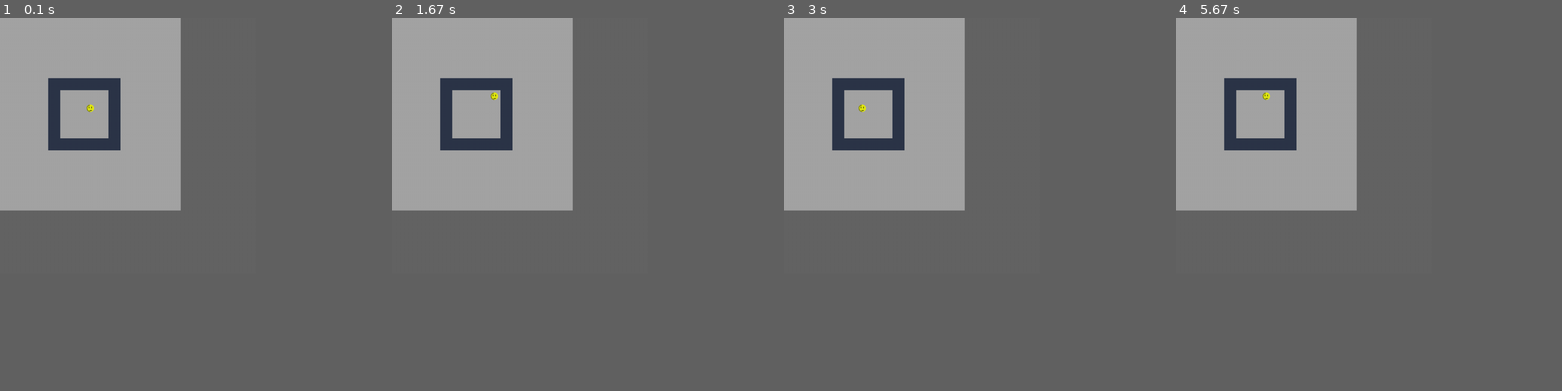
Above: before the commit, frames 1-4 (left to right).
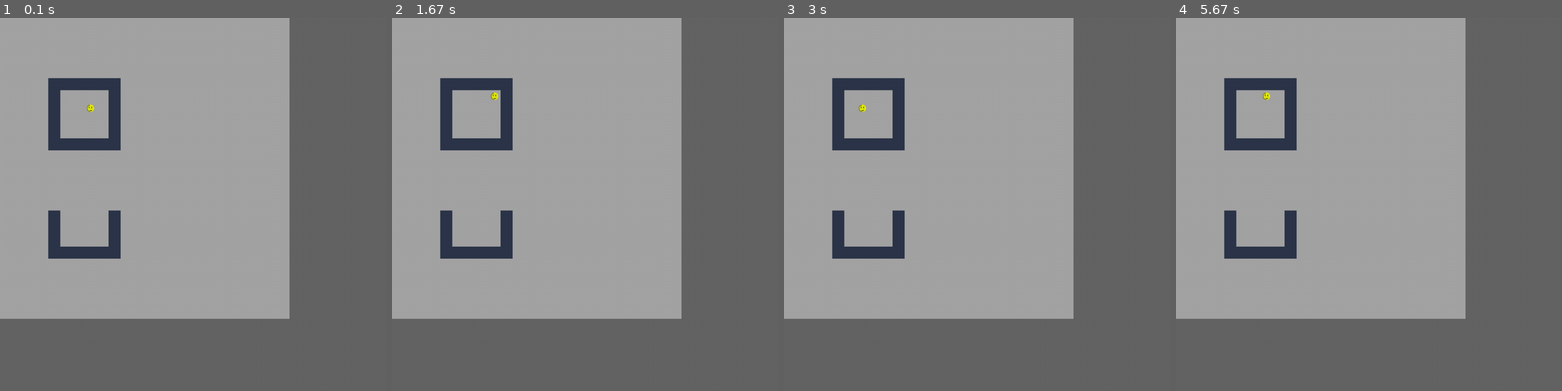
Above: after the commit, the same moments.

Repository: gmclapp/Personal_library
Game: pygame game, started from Game/main.py
The game is run twice, just before and just after one commit, with the same random seed, the same clock (stepped at 60 frames per second) and the same inputs.
Inputs:
- Up to frame 1 (0.1 s): no input
- Up to frame 2 (1.67 s): hold D 0.33-0.8 s; hold W 0.88-1.18 s
- Up to frame 3 (3 s): hold A 1.72-2.25 s; hold S 2.28-2.58 s; hold A from 2.62 s (still down)
- Up to frame 4 (5.67 s): release A at 3.02 s; hold W 3.05-3.42 s; hold D 3.45-4.08 s; hold S 4.12-4.48 s; hold A 4.52-4.98 s; hold D 5.02-5.48 s; hold W from 5.52 s (still down)
In our replay, the window is 597x597 before the commit and 900x871 after it. These sizes can differ from the game's own. Grey fills any space a smaller window leaves; there, only what the larger window draws over its background counts as a difference.

The runs differ from the first frame. In frame 1, 36% of the frame differs, in the area x 0-75%, y 0-81%; in frame 2, 36%; in frame 3, 36%; in frame 4, 36%.

Commit message:
Edit GUI size
- Enlarge scene size
- Enlarge margins of GUI

Diff:
--- a/Game/constants.py
+++ b/Game/constants.py
@@ -3,8 +3,8 @@
 pygame.init()
 
 # Scene sizes are number of tiles in the scene.
-SCENE_WIDTH_TILES = 15
-SCENE_HEIGHT_TILES = 15
+SCENE_WIDTH_TILES = 24
+SCENE_HEIGHT_TILES = 24
 
 # Tile resolution
 RES = 32
@@ -13,8 +13,8 @@
 SCENE_HEIGHT = SCENE_HEIGHT_TILES * RES
 
 # Game sizes
-GAME_WIDTH = SCENE_WIDTH + 200
-GAME_HEIGHT = SCENE_HEIGHT + 200
+GAME_WIDTH = SCENE_WIDTH + 256
+GAME_HEIGHT = SCENE_HEIGHT + 224
 
 # Color definitions
 COLOR_BLACK = (0,0,0)
--- a/Game/scenes/1.txt
+++ b/Game/scenes/1.txt
@@ -2,21 +2,30 @@
     "name":"test scene",
     "map":
     [
-        [0,0,0,0,0,0,0,0,0,0,0,0,0,0,0],
-        [0,0,0,0,0,0,0,0,0,0,0,0,0,0,0],
-        [0,0,0,0,0,0,0,0,0,0,0,0,0,0,0],
-        [0,0,0,0,0,0,0,0,0,0,0,0,0,0,0],
-        [0,0,0,0,0,0,0,0,0,0,0,0,0,0,0],
-        [0,0,0,0,1,1,1,1,1,1,0,0,0,0,0],
-        [0,0,0,0,1,0,0,0,0,1,0,0,0,0,0],
-        [0,0,0,0,1,0,0,0,0,1,0,0,0,0,0],
-        [0,0,0,0,1,0,0,0,0,1,0,0,0,0,0],
-        [0,0,0,0,1,0,0,0,0,1,0,0,0,0,0],
-        [0,0,0,0,1,1,1,1,1,1,0,0,0,0,0],
-        [0,0,0,0,0,0,0,0,0,0,0,0,0,0,0],
-        [0,0,0,0,0,0,0,0,0,0,0,0,0,0,0],
-        [0,0,0,0,0,0,0,0,0,0,0,0,0,0,0],
-        [0,0,0,0,0,0,0,0,0,0,0,0,0,0,0],
-        [0,0,0,0,0,0,0,0,0,0,0,0,0,0,0]
+        [0,0,0,0,0,0,0,0,0,0,0,0,0,0,0,0,0,0,0,0,0,0,0,0],
+        [0,0,0,0,0,0,0,0,0,0,0,0,0,0,0,0,0,0,0,0,0,0,0,0],
+        [0,0,0,0,0,0,0,0,0,0,0,0,0,0,0,0,0,0,0,0,0,0,0,0],
+        [0,0,0,0,0,0,0,0,0,0,0,0,0,0,0,0,0,0,0,0,0,0,0,0],
+        [0,0,0,0,0,0,0,0,0,0,0,0,0,0,0,0,0,0,0,0,0,0,0,0],
+        [0,0,0,0,1,1,1,1,1,1,0,0,0,0,0,0,0,0,0,0,0,0,0,0],
+        [0,0,0,0,1,0,0,0,0,1,0,0,0,0,0,0,0,0,0,0,0,0,0,0],
+        [0,0,0,0,1,0,0,0,0,1,0,0,0,0,0,0,0,0,0,0,0,0,0,0],
+        [0,0,0,0,1,0,0,0,0,1,0,0,0,0,0,0,0,0,0,0,0,0,0,0],
+        [0,0,0,0,1,0,0,0,0,1,0,0,0,0,0,0,0,0,0,0,0,0,0,0],
+        [0,0,0,0,1,1,1,1,1,1,0,0,0,0,0,0,0,0,0,0,0,0,0,0],
+        [0,0,0,0,0,0,0,0,0,0,0,0,0,0,0,0,0,0,0,0,0,0,0,0],
+        [0,0,0,0,0,0,0,0,0,0,0,0,0,0,0,0,0,0,0,0,0,0,0,0],
+        [0,0,0,0,0,0,0,0,0,0,0,0,0,0,0,0,0,0,0,0,0,0,0,0],
+        [0,0,0,0,0,0,0,0,0,0,0,0,0,0,0,0,0,0,0,0,0,0,0,0],
+        [0,0,0,0,0,0,0,0,0,0,0,0,0,0,0,0,0,0,0,0,0,0,0,0],
+        [0,0,0,0,1,0,0,0,0,1,0,0,0,0,0,0,0,0,0,0,0,0,0,0],
+        [0,0,0,0,1,0,0,0,0,1,0,0,0,0,0,0,0,0,0,0,0,0,0,0],
+        [0,0,0,0,1,0,0,0,0,1,0,0,0,0,0,0,0,0,0,0,0,0,0,0],
+        [0,0,0,0,1,1,1,1,1,1,0,0,0,0,0,0,0,0,0,0,0,0,0,0],
+        [0,0,0,0,0,0,0,0,0,0,0,0,0,0,0,0,0,0,0,0,0,0,0,0],
+        [0,0,0,0,0,0,0,0,0,0,0,0,0,0,0,0,0,0,0,0,0,0,0,0],
+        [0,0,0,0,0,0,0,0,0,0,0,0,0,0,0,0,0,0,0,0,0,0,0,0],
+        [0,0,0,0,0,0,0,0,0,0,0,0,0,0,0,0,0,0,0,0,0,0,0,0],
+        [0,0,0,0,0,0,0,0,0,0,0,0,0,0,0,0,0,0,0,0,0,0,0,0]
     ]
 }
